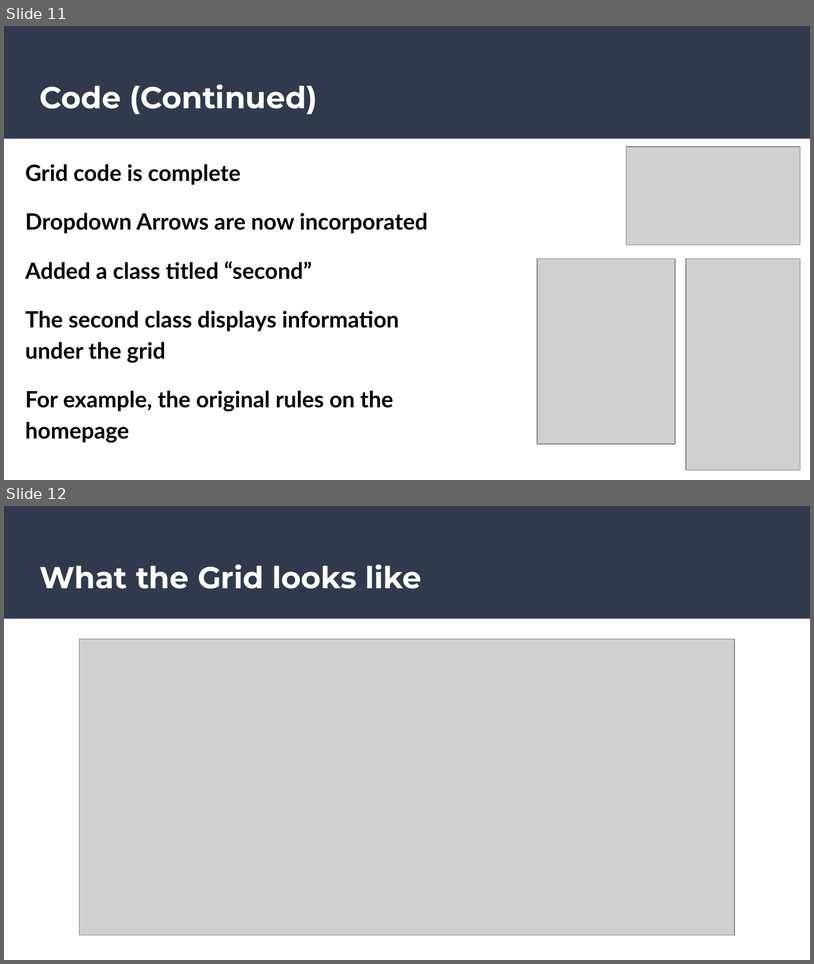
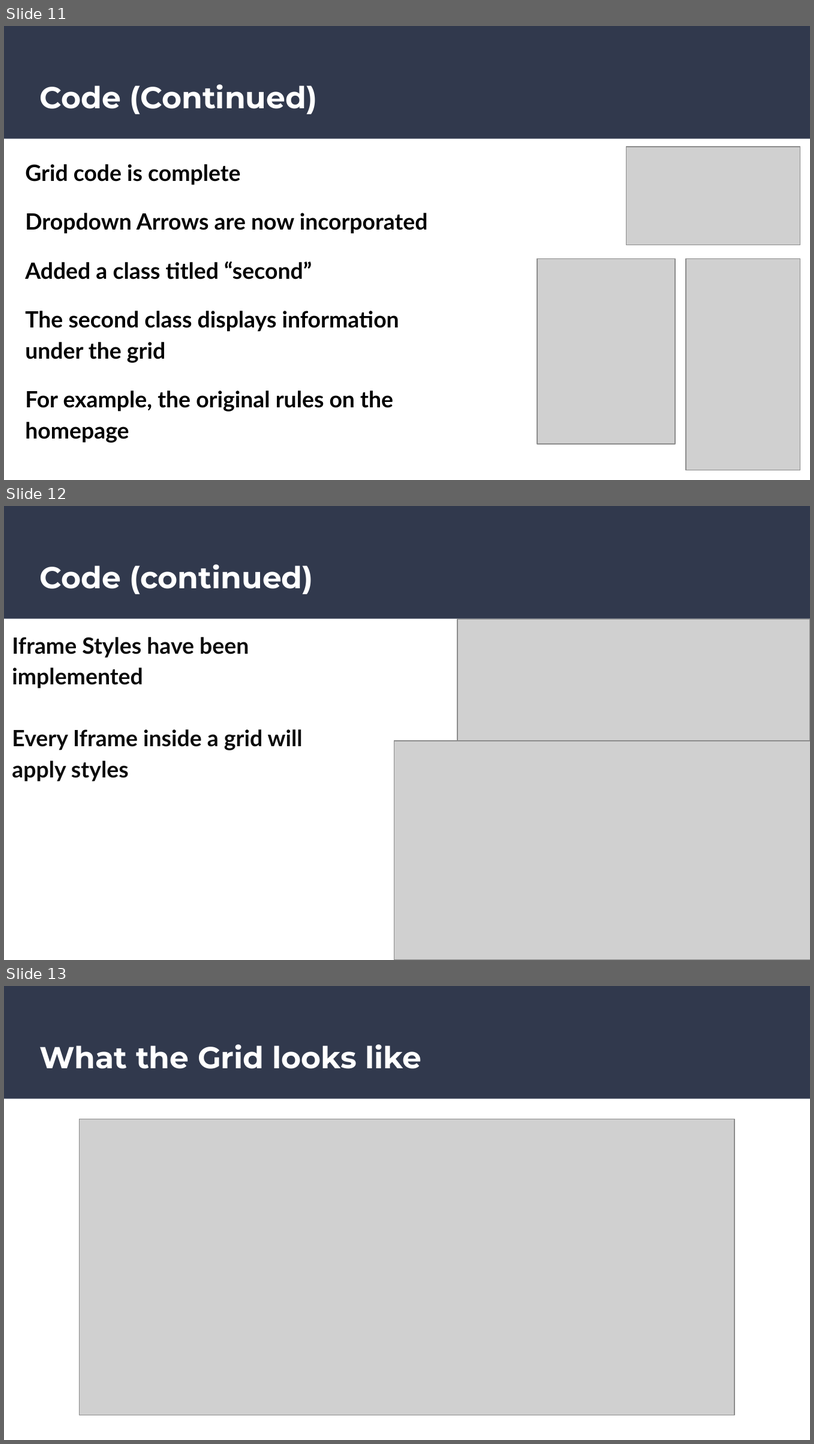
Before and after one commit to UnterLort/EverythingBasketball, a slide deck: documents/Everything_Basketball_progress.pptx. Shown one above the other, each under a label of ours: slides 11 and 12 before the commit, slides 11, 12 and 13 after it. The pictures are 814x964 and 814x1444 pixels, drawn with LibreOffice and Linux fonts; fonts in the diff are those of the drawing; grey boxes stand for pictures. Boxes give left, top, right and bottom in pixels: in the first picture for what was removed or moved away, otherwise in the second. Text is boxed around its words. In the diff, an @@ line names an element or a change of style, - is before the commit and + after.

```diff
--- a/documents/Everything_Basketball_progress.pptx
+++ b/documents/Everything_Basketball_progress.pptx
@@ slide 12 added at (4,506,810,960), background #FFFFFF; not listed: 1 template element that a slide beside it also shows @@
@@ title added at (39,564,314,594), 27 pt, text #FFFFFF, bold @@
+Code (continued)
@@ picture added at (458,619,810,741) @@
@@ text added at (12,637,303,781), 20 pt, text #0B0B0B, bold @@
+Iframe Styles have been implemented
+Every Iframe inside a grid will apply styles
@@ picture added at (394,741,810,960) @@
@@ what was slide 12 is now slide 13 @@
```
Also in this commit, not shown: 11 slides changed, 2 other files.
